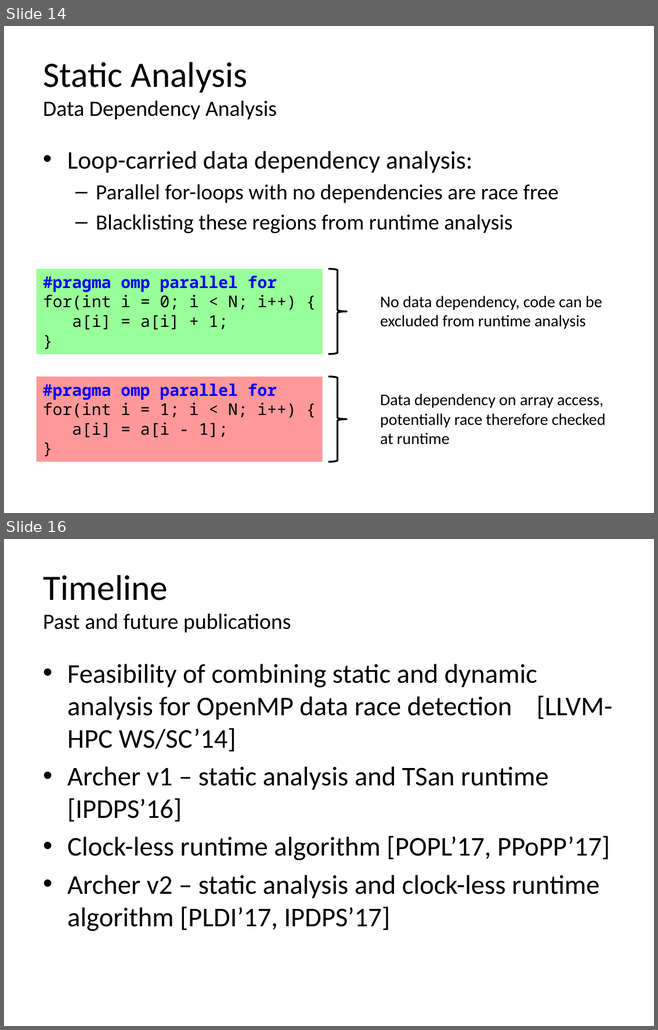
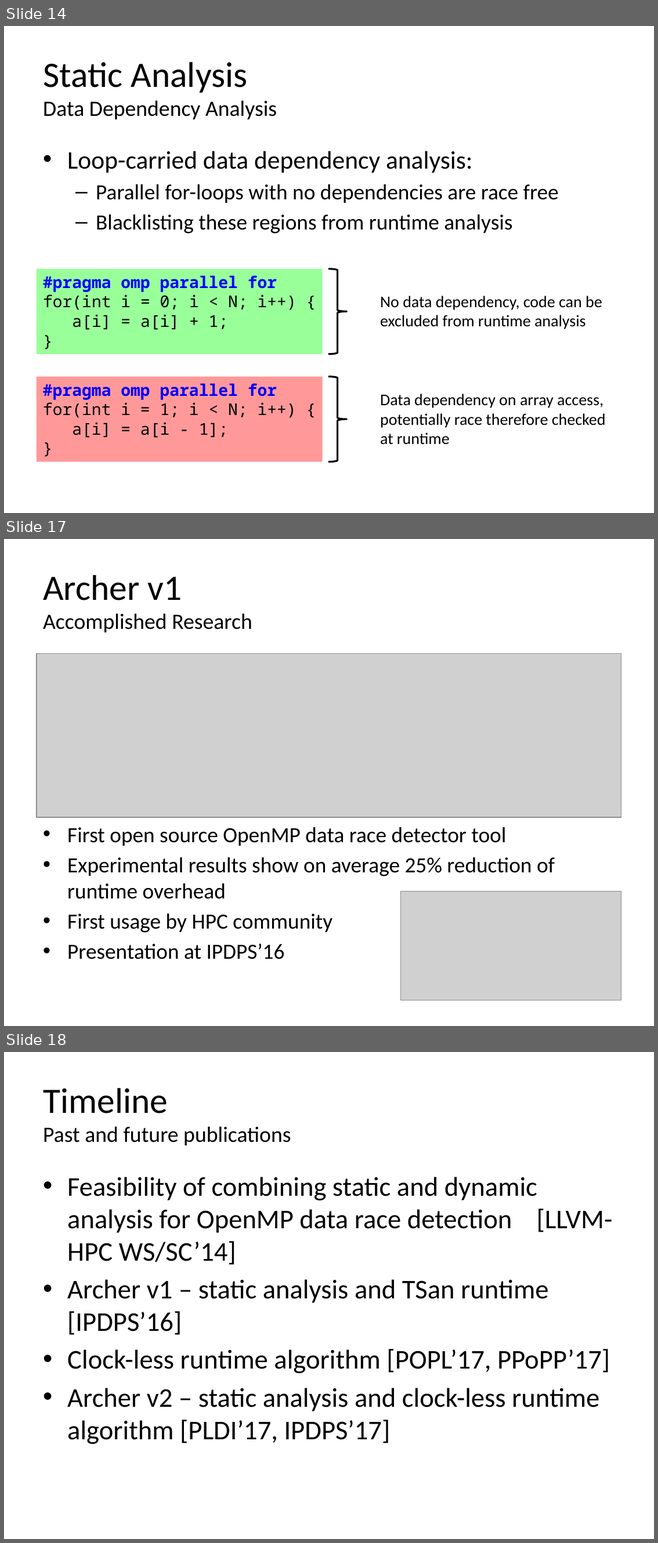
Before and after one commit to simoatze/oral_qualifier, a slide deck: presentation/presentation.pptx. Shown one above the other, each under a label of ours: slides 14 and 16 before the commit, slides 14, 17 and 18 after it; the slides between them are not shown. The pictures are 658x1030 and 658x1543 pixels, drawn with LibreOffice and Linux fonts; fonts in the diff are those of the drawing; grey boxes stand for pictures. Boxes give left, top, right and bottom in pixels: in the first picture for what was removed or moved away, otherwise in the second. Text is boxed around its words. In the diff, an @@ line names an element or a change of style, - is before the commit and + after.

```diff
--- a/presentation/presentation.pptx
+++ b/presentation/presentation.pptx
@@ slide 17 added at bbox=[4, 539, 654, 1026], background #FFFFFF @@
@@ title added at bbox=[43, 575, 252, 632], 24.3 pt, text #000000 @@
+Archer v1
+Accomplished Research
@@ picture added at bbox=[36, 653, 621, 817] @@
@@ text added at bbox=[67, 827, 554, 959], 24 pt, text #000000 @@
+• First open source OpenMP data race detector tool
+• Experimental results show on average 25% reduction of runtime overhead
+• First usage by HPC community
+• Presentation at IPDPS’16
@@ picture added at bbox=[401, 891, 621, 1001] @@
@@ what was slide 16 is now slide 18 @@
```
Also in this commit, not shown: 2 slides changed, 1 other slide added.
